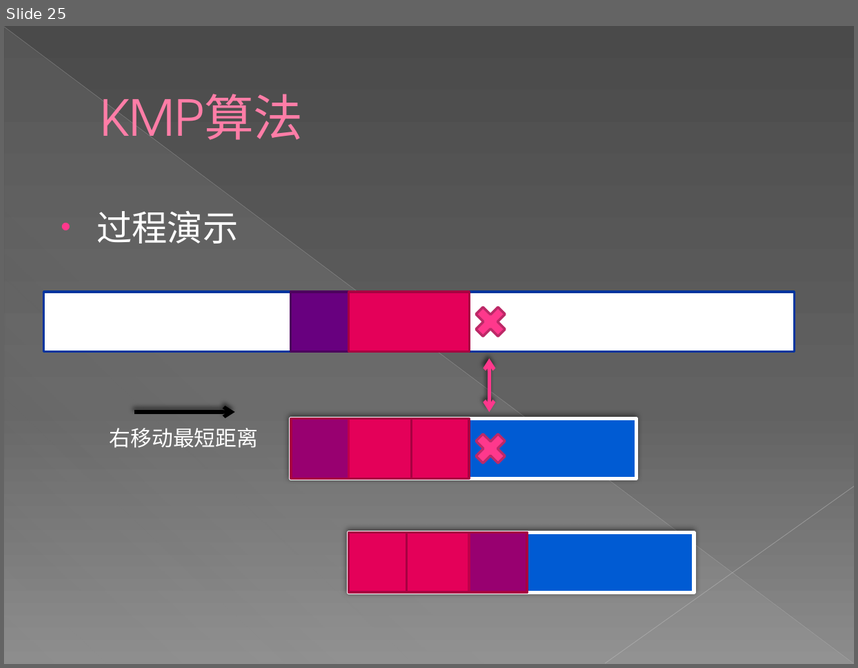
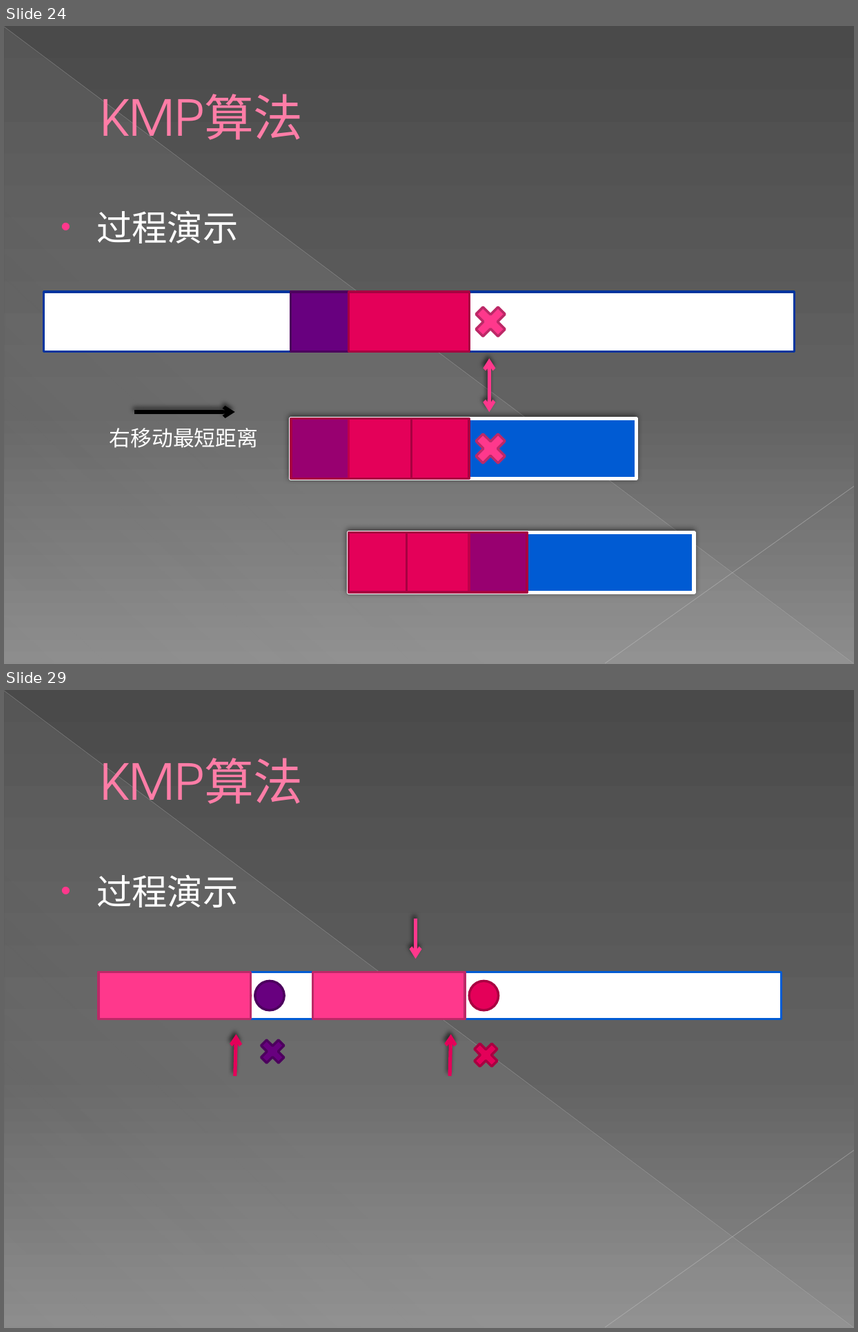
Before and after one commit to Eriri/Acm_Standard_Algorithm_Repository, a slide deck: 新建 Microsoft PowerPoint 演示文稿 (2).pptx. Shown one above the other, each under a label of ours: slide 25 before the commit, slides 24 and 29 after it; the slides between them are not shown. The pictures are 858x668 and 858x1332 pixels, drawn with LibreOffice and Linux fonts; fonts in the diff are those of the drawing. Boxes give left, top, right and bottom in pixels: in the first picture for what was removed or moved away, otherwise in the second. Text is boxed around its words. In the diff, an @@ line names an element or a change of style, - is before the commit and + after.

```diff
--- a/新建 Microsoft PowerPoint 演示文稿 (2).pptx
+++ b/新建 Microsoft PowerPoint 演示文稿 (2).pptx
@@ slide 29 added at [4,690,854,1328], background gradient #4A4A4A to #626262 to #8C8C8C; not listed: 3 template elements that a slide beside it also shows @@
@@ title added at [100,758,303,804], 42 pt, text #FF7DA7 @@
+KMP算法
@@ text added at [96,875,238,907], 30 pt, text #FFFFFF @@
+• 过程演示
@@ arrow added from (415, 918) to (415, 958), #FF388C 3 pt @@
@@ rectangle added at [99,972,781,1019], fill #FFFFFF, outline #005BD3 2 pt @@
@@ rectangle added at [99,972,215,1019], fill #FF388C, outline #BD2968 2 pt @@
@@ rectangle added at [99,972,250,1019], fill #FF388C, outline #BD2968 2 pt @@
@@ rectangle added at [312,972,429,1019], fill #FF388C, outline #BD2968 2 pt @@
@@ rectangle added at [312,972,465,1019], fill #FF388C, outline #BD2968 2 pt @@
@@ ellipse added at [221,980,250,1009], fill #E40059, outline #A90042 2 pt @@
@@ ellipse added at [254,980,283,1009], fill #68007F, outline #4D005E 2 pt @@
@@ ellipse added at [436,980,465,1009], fill #E40059, outline #A90042 2 pt @@
@@ ellipse added at [469,980,498,1009], fill #E40059, outline #A90042 2 pt @@
@@ arrow added from (235, 1076) to (236, 1034), #E40059 3 pt @@
@@ cross added at [256,1034,289,1067], fill #68007F, outline #4D005E 2 pt @@
@@ arrow added from (450, 1076) to (451, 1034), #E40059 3 pt @@
@@ cross added at [469,1038,502,1071], fill #E40059, outline #A90042 2 pt @@
@@ what was slide 25 is now slide 24 @@
```
Also in this commit, not shown: 3 slides changed, 20 other slides added, 5 slides removed.
